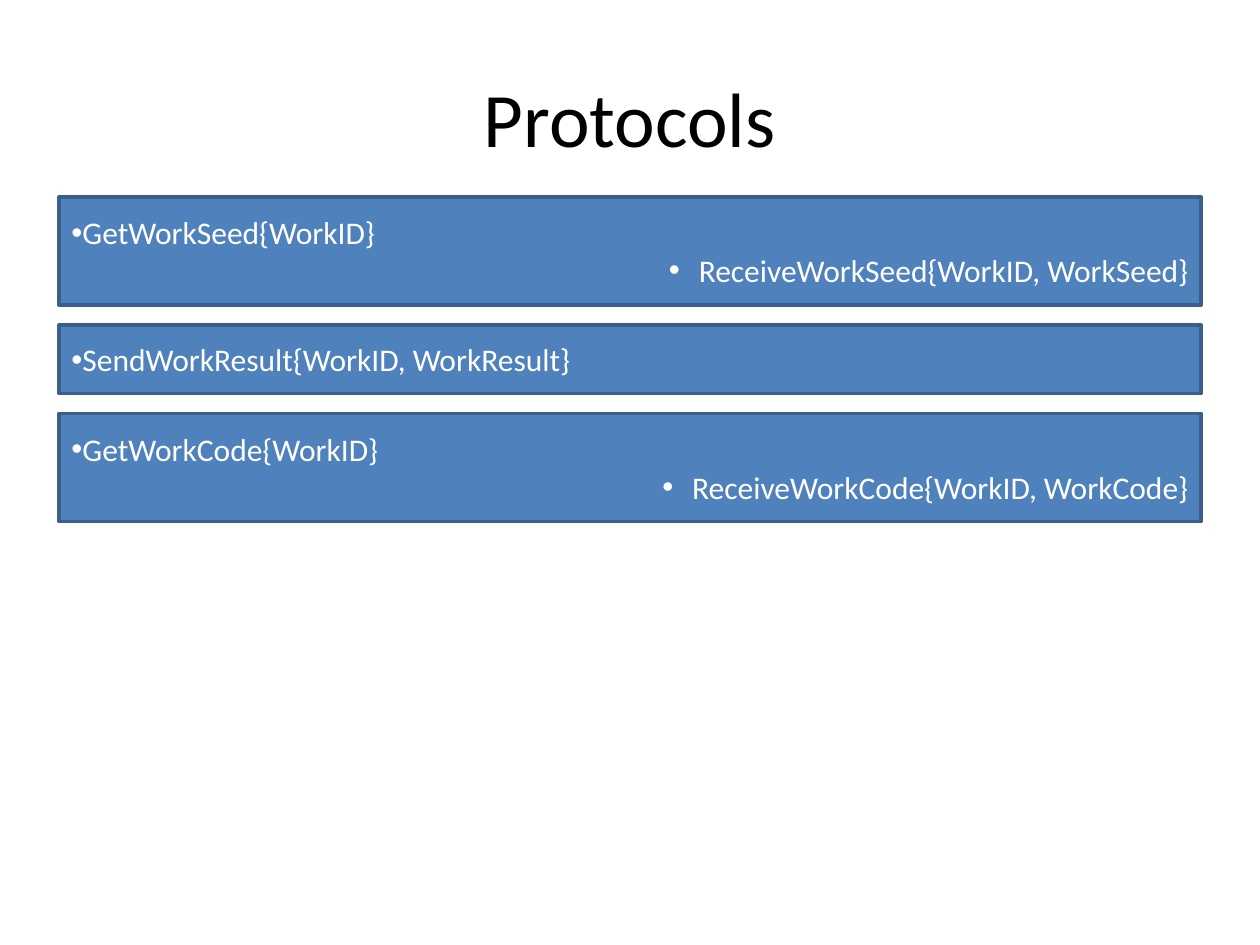
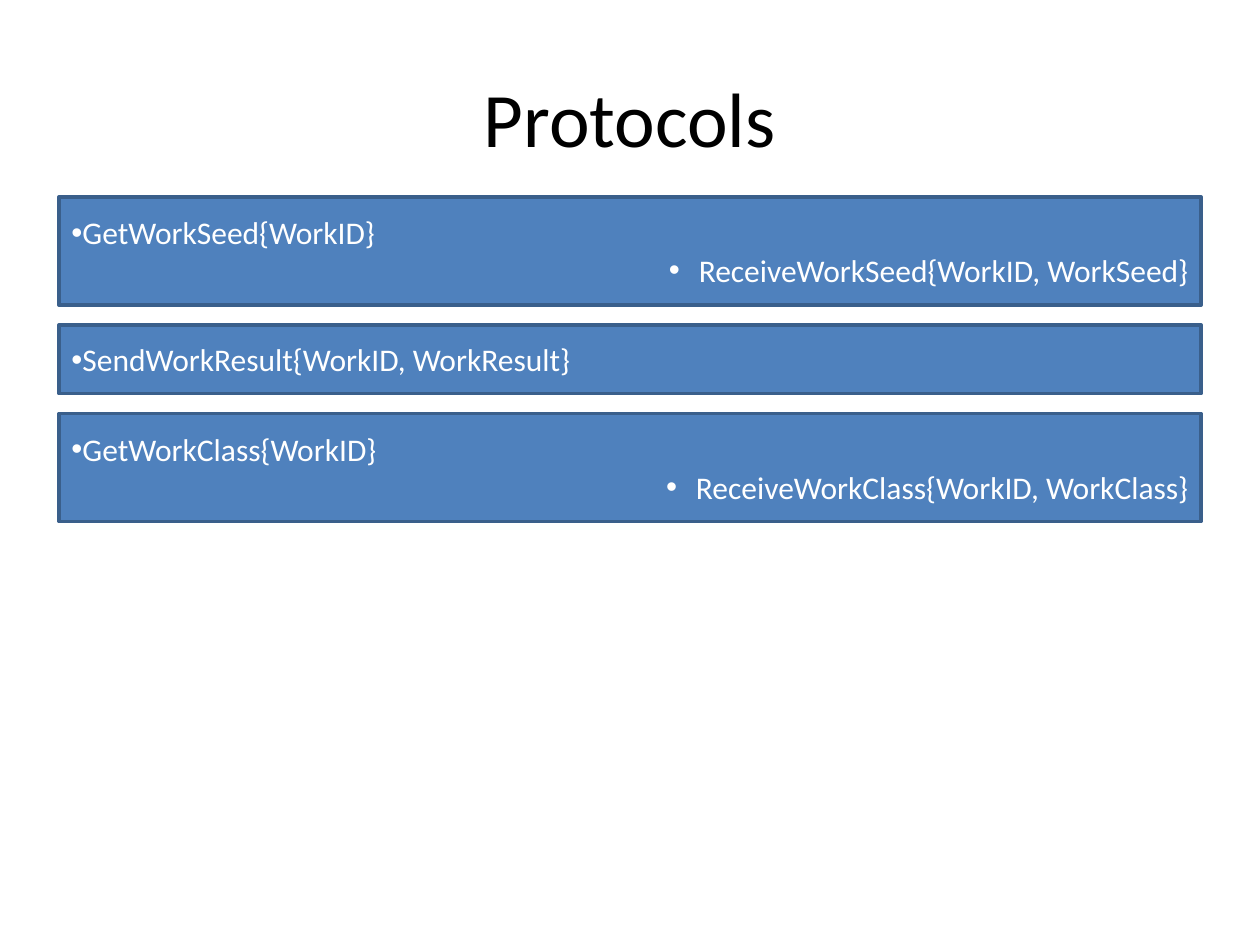
Before and after one commit to ProMix0/Project-calculis, a slide deck: slide 2 of Structure of project.pptx. Drawn at 1260x945 pixels with LibreOffice and Linux fonts; fonts in the diff are those of the drawing. Boxes give left, top, right and bottom in pixels: in the first picture for what was removed or moved away, otherwise in the second. Text is boxed around its words. In the diff, an @@ line names an element or a change of style, - is before the commit and + after.

```diff
--- a/Structure of project.pptx
+++ b/Structure of project.pptx
@@ text in rectangle at [82, 438, 1188, 504]: text changed @@
-• GetWorkCode{WorkID}
-• ReceiveWorkCode{WorkID, WorkCode}
+• GetWorkClass{WorkID}
+• ReceiveWorkClass{WorkID, WorkClass}
```
Also in this commit, not shown: 1 other slide changed, 5 other files.
